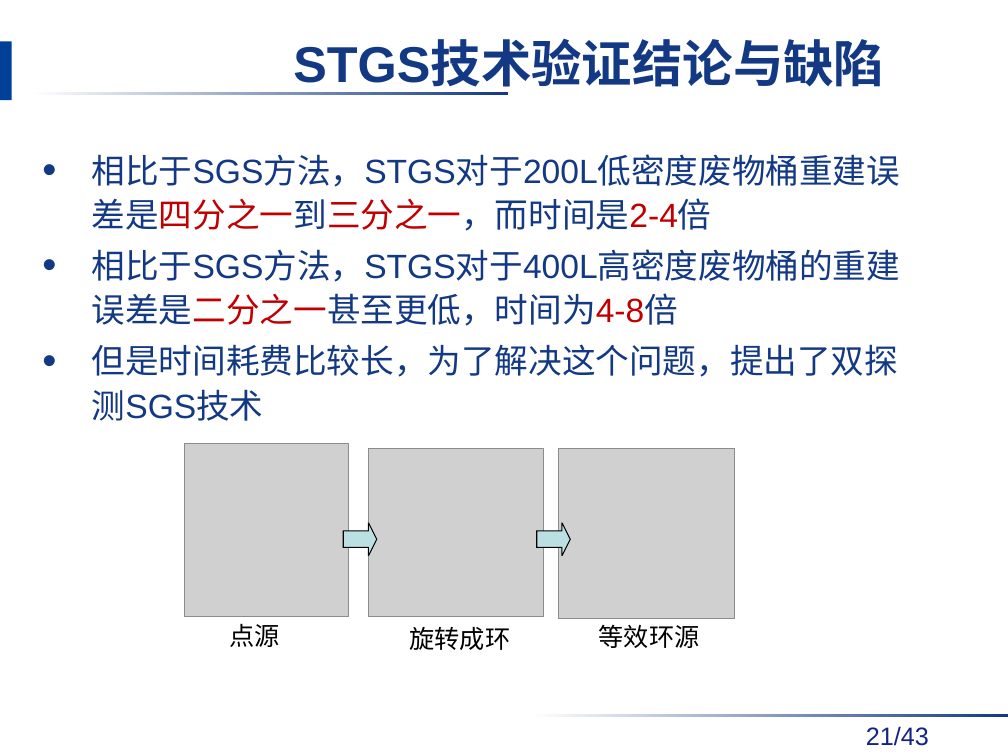
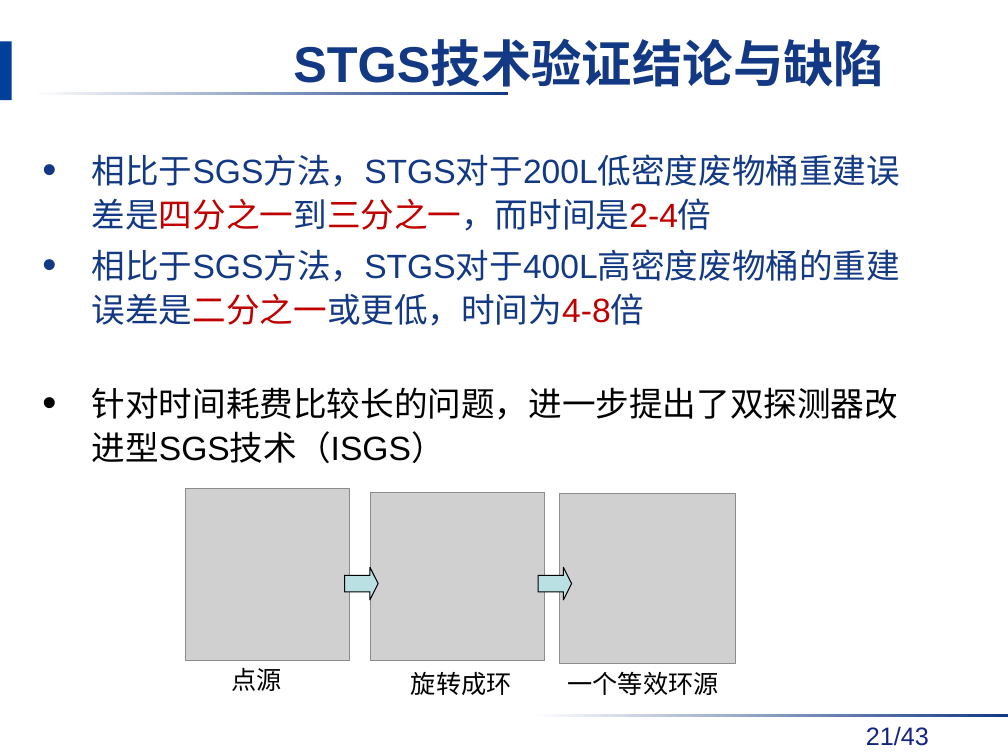
Before and after one commit to danxibao/NDAPapers, a slide deck: slide 21 of 答辩/毕业答辩报告v2-饶开源.pptx. Drawn at 1008x756 pixels with LibreOffice and Linux fonts; fonts in the diff are those of the drawing; grey boxes stand for pictures; background and template pictures are left out. Boxes give left, top, right and bottom in pixels: in the first picture for what was removed or moved away, otherwise in the second. Text is boxed around its words. In the diff, an @@ line names an element or a change of style, - is before the commit and + after.

```diff
--- a/答辩/毕业答辩报告v2-饶开源.pptx
+++ b/答辩/毕业答辩报告v2-饶开源.pptx
@@ text at bbox=[92, 249, 900, 463]: text changed @@
-• 相比于SGS方法，STGS对于400L高密度废物桶的重建误差是二分之一甚至更低，时间为4-8倍
-• 但是时间耗费比较长，为了解决这个问题，提出了双探测SGS技术
+• 相比于SGS方法，STGS对于400L高密度废物桶的重建误差是二分之一或更低，时间为4-8倍
+• 针对时间耗费比较长的问题，进一步提出了双探测器改进型SGS技术（ISGS）
@@ 3 pictures, 2 texts, 2 right arrows: place and size @@
-3 pictures, 2 texts, 2 right arrows at bbox=[184, 444, 735, 650]
+3 pictures, 2 texts, 2 right arrows at bbox=[185, 488, 736, 695]
@@ text at bbox=[567, 672, 718, 695]: text changed @@
-等效环源
+一个等效环源
```
Also in this commit, not shown: 19 other slides changed, 2 slides added.
